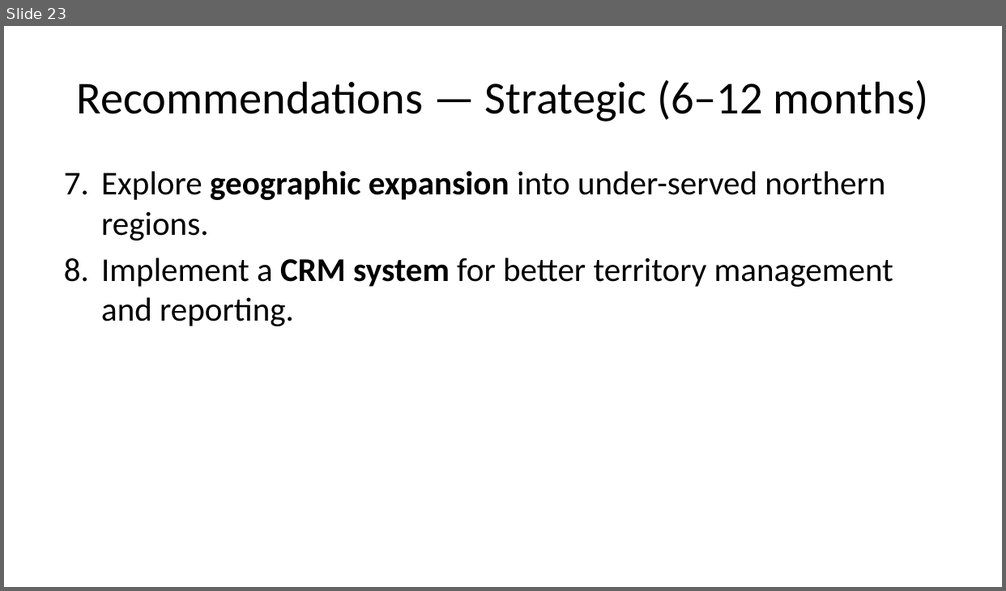
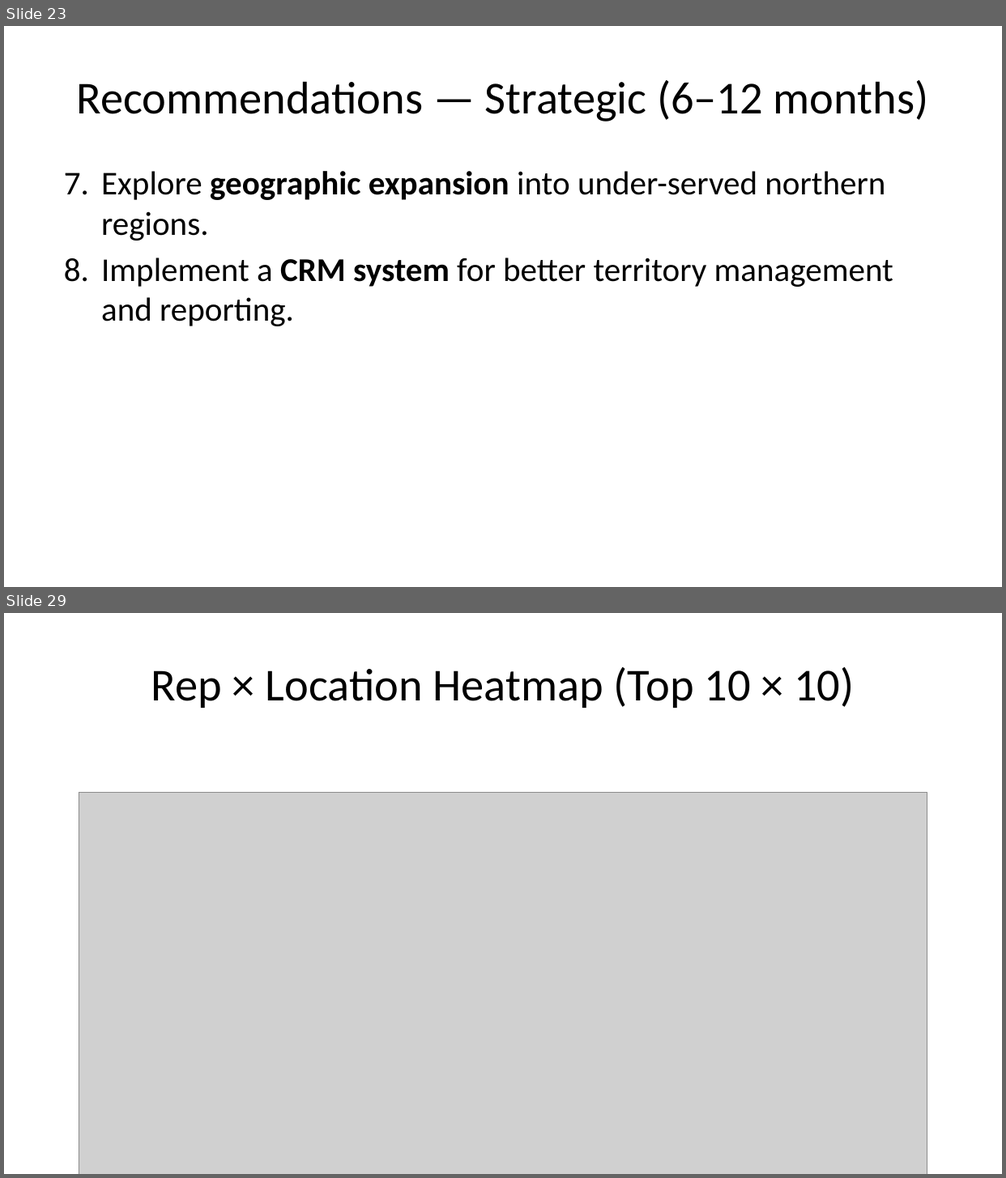
Before and after one commit to Akinbamioluwashola/Agro-bar-analysis, a slide deck: CEO_Presentation_PPTX.pptx. Shown one above the other, each under a label of ours: slide 23 before the commit, slides 23 and 29 after it; the slides between them are not shown. The pictures are 1006x591 and 1006x1178 pixels, drawn with LibreOffice and Linux fonts; fonts in the diff are those of the drawing; grey boxes stand for pictures. Boxes give left, top, right and bottom in pixels: in the first picture for what was removed or moved away, otherwise in the second. Text is boxed around its words. In the diff, an @@ line names an element or a change of style, - is before the commit and + after.

```diff
--- a/CEO_Presentation_PPTX.pptx
+++ b/CEO_Presentation_PPTX.pptx
@@ slide 29 added at [4,613,1002,1174], background #FFFFFF @@
@@ title added at [151,667,854,708], 33 pt, text #000000 @@
+Rep × Location Heatmap (Top 10 × 10)
@@ picture added at [79,793,927,1174] @@
```
Also in this commit, not shown: 1 slide changed, 8 other slides added, 1 other file.
